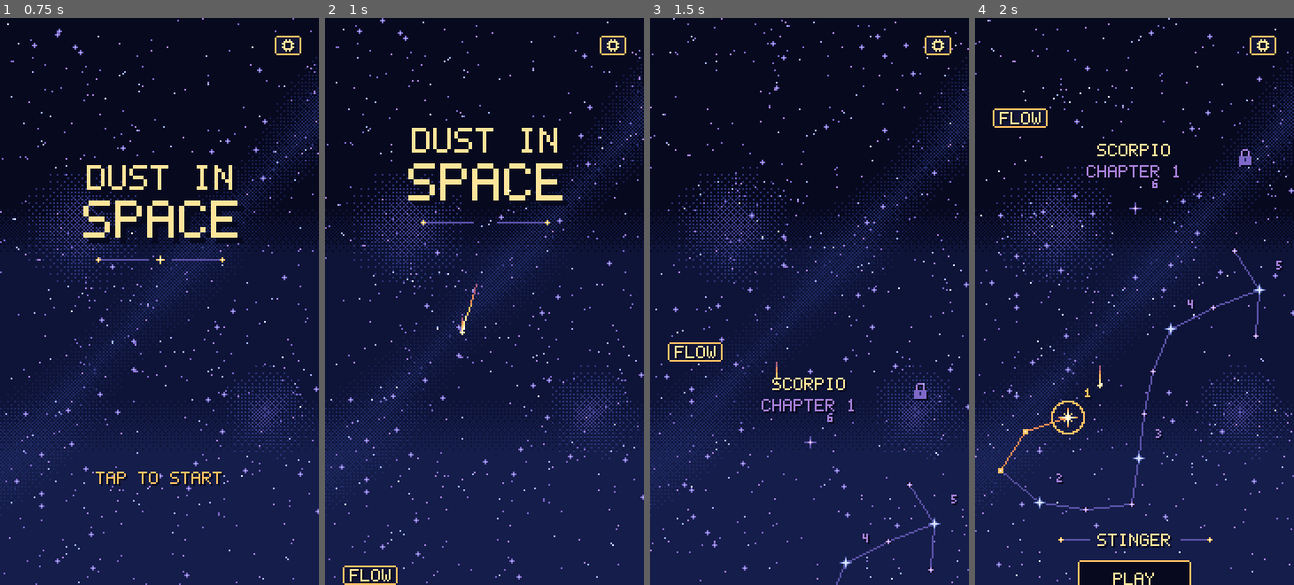
Above: before the commit, frames 1-4 (left to right).
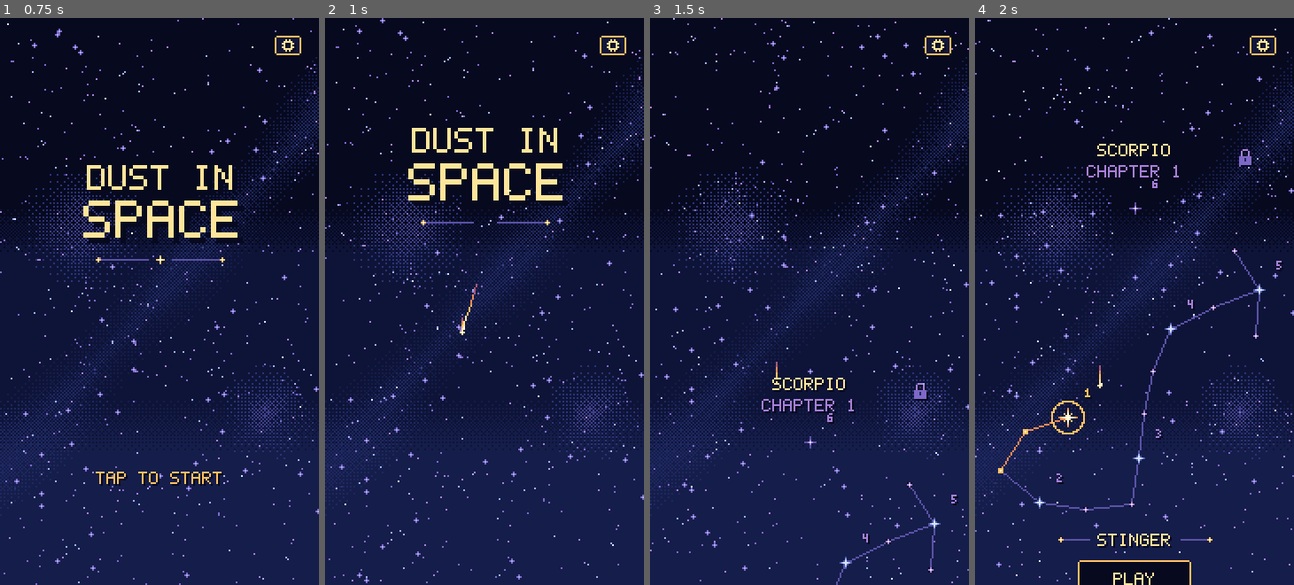
Above: after the commit, the same moments.

Repository: mrafael1/DustInSpace
Game: Godot game, scene res://game/scenes/app.tscn
Two runs of this game, one before a commit and one after it. Both use one fixed random seed, a clock stepped at 60 frames per second and the inputs below.
Inputs (mouse positions are in pixels of both pictures, inside the frame that each line leads up to):
- Up to frame 1 (0.75 s): tap Enter at 0.5 s; move the mouse to (229, 273) at 0.52 s; hold Shift from 0.53 s (still down); click (229, 273) at 0.67 s
- Up to frame 2 (1 s): keep holding Shift
- Up to frame 3 (1.5 s): release Shift at 1.25 s; drag from (745, 329) to (793, 414) at 1.27 s
- Up to frame 4 (2 s): no input

Frame 1 is identical in both runs. In frame 2, 0.3% of the frame differs, in the area x 5-23%, y 96-100%; in frame 3, 0.3%; in frame 4, 0.5%, in the area x 5-23%, y 15-20%.

Commit message:
chore: remove the chart's debug FLOW plaque; the Aquarius trial stays on the A key
Co-Authored-By: Claude Opus 5.5 <noreply@anthropic.com>

Diff:
--- a/game/scenes/app.gd
+++ b/game/scenes/app.gd
@@ -71,7 +71,6 @@
 	_load_progress()
 	_chart.setup(chapter)
 	_chart.stage_chosen.connect(open_stage)
-	_chart.current_trial_requested.connect(open_current_trial.bind(true, 0, "aquarius"))
 	_chart.chapter_step_requested.connect(step_chapter)
 	_chart.chapter_opened.connect(step_chapter.bind(1, true, true))
 	_sfx = Sfx.new()
--- a/game/scenes/chapter_select.gd
+++ b/game/scenes/chapter_select.gd
@@ -54,7 +54,6 @@
 
 ## The player asked to play stage `stage`.
 signal stage_chosen(stage: int)
-signal current_trial_requested
 ## The player asked for the chapter `step` away (an arrow or a swipe: -1 before, +1 after). Only
 ## for an open one: a locked one is refused here (nav_refused).
 signal chapter_step_requested(step: int)
@@ -265,9 +264,6 @@
 const DESCENT_TIME: float = 1.6
 ## Where a stage's number sits from its point.
 const NUMBER_OFFSET := Vector2i(10, -16)
-## The debug FLOW plaque sits this far in from the screen's top-left corner.
-const CORNER_INSET: int = 10
-const MapButtonScene := preload("res://game/ui/map_button.tscn")
 ## Scorpio's crown point (each chapter has its own: ChapterDef.final_at).
 const FINAL_AT := Vector2i(90, 66)
 
@@ -284,8 +280,6 @@
 var _then_travel_to: int = -1
 var _pressed_point: int = -1
 var _pressed_play: bool = false
-var _pressed_flow: bool = false
-var _flow: MapButton
 ## The final's unlock playing: seconds since it began (-1: none), and whether one waits for the
 ## point lighting to end.
 var _unlock_time: float = -1.0
@@ -376,12 +370,6 @@
 	_motes = mote_layout()
 	# The paintings load before any draw call uses them.
 	_load_paintings(_def())
-	if OS.is_debug_build():
-		_flow = MapButtonScene.instantiate()
-		_flow.name = "CurrentTrialButton"
-		_flow.text = "FLOW"
-		add_child(_flow)
-	_place_flow()
 	_place_heading()
 	_card = BossBanner.new()
 	_card.name = "RevealCard"
@@ -456,7 +444,6 @@
 		_camera_y = _screen.size.y
 	_place_title()
 	_place_heading()
-	_place_flow()
 	_refresh()
 	_chart.queue_redraw()
 
@@ -1174,10 +1161,6 @@
 
 
 ## Shows the TUTORIAL plaque (once the guided first run has been finished).
-## Debug only: the FLOW plaque in the top-left corner.
-func _place_flow() -> void:
-	if _flow != null:
-		_flow.position = Vector2(_screen.position + Vector2i(CORNER_INSET, CORNER_INSET))
 
 
 ## Feeds one touch (game coordinates). Returns true if it was used.
@@ -1190,12 +1173,6 @@
 	if is_on_title():
 		if not touch.pressed and not touch.canceled:
 			start_descent()
-		return true
-	if _flow != null and (_pressed_flow or (touch.pressed and _flow.target().has_point(at))):
-		_pressed_flow = touch.pressed
-		_flow.pressed = touch.pressed
-		if not touch.pressed and not touch.canceled and _flow.target().has_point(at) and not is_unlocking():
-			current_trial_requested.emit()
 		return true
 	for side: int in [-1, 1]:
 		var on: bool = nav_target(side).has_point(at)
--- a/tests/test_current_trial.gd
+++ b/tests/test_current_trial.gd
@@ -112,20 +112,14 @@
 	assert_eq(main.run.total_packs(), packs)
 
 
-func test_chart_flow_button_opens_trial_without_starting_a_campaign_stage() -> void:
+func test_the_aquarius_trial_opens_without_starting_a_campaign_stage() -> void:
 	var app: App = AppScene.instantiate()
 	app.opens_on_title = false
 	app.progress_path = STORE
 	add_child_autofree(app)
-	var chart: ChapterSelect = app.get_node("ChapterSelect")
-	var button: MapButton = chart.get_node("CurrentTrialButton")
-	var press := InputEventScreenTouch.new()
-	press.position = Vector2(button.target().get_center())
-	press.pressed = true
-	assert_true(chart.handle_pointer(press))
-	var release := InputEventScreenTouch.new()
-	release.position = press.position
-	assert_true(chart.handle_pointer(release))
+	assert_false(app.get_node("ChapterSelect").has_node("CurrentTrialButton"), "no FLOW plaque on the chart")
+	# The A key's trial (debug builds).
+	app.open_current_trial(true, 0, "aquarius")
 	assert_true(app.stage().current_trial)
 	assert_false(app.stage().tutorial)
 	assert_false(FileAccess.file_exists(STORE))
Not shown, changed: docs/chapter_2_current_trial.md
Not shown, changed: docs/design.md
